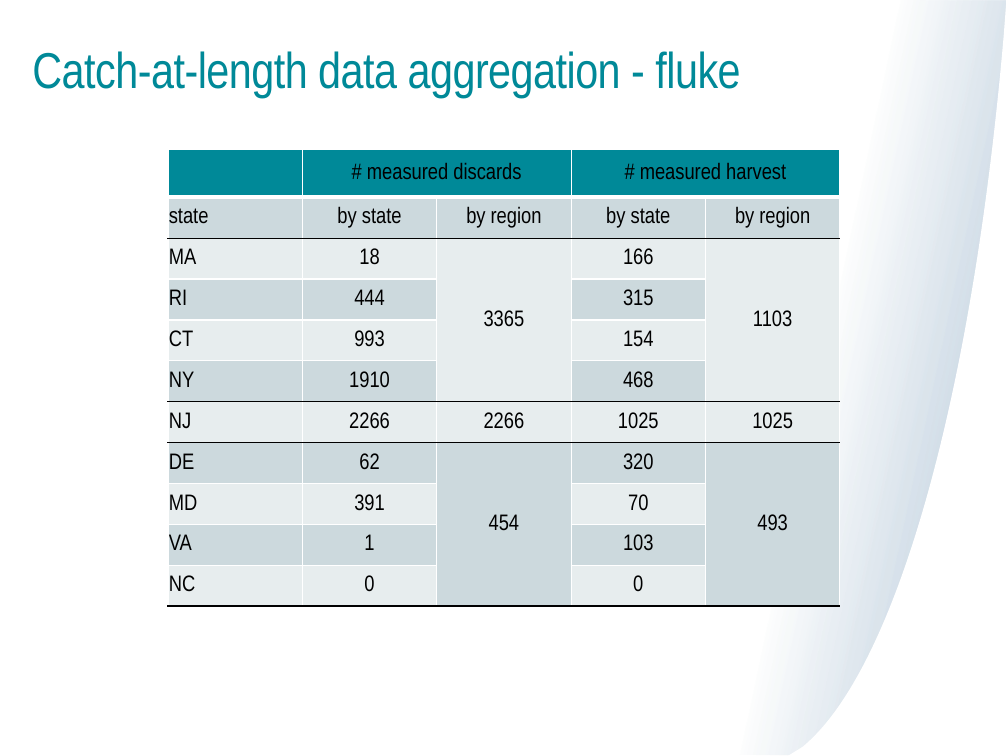
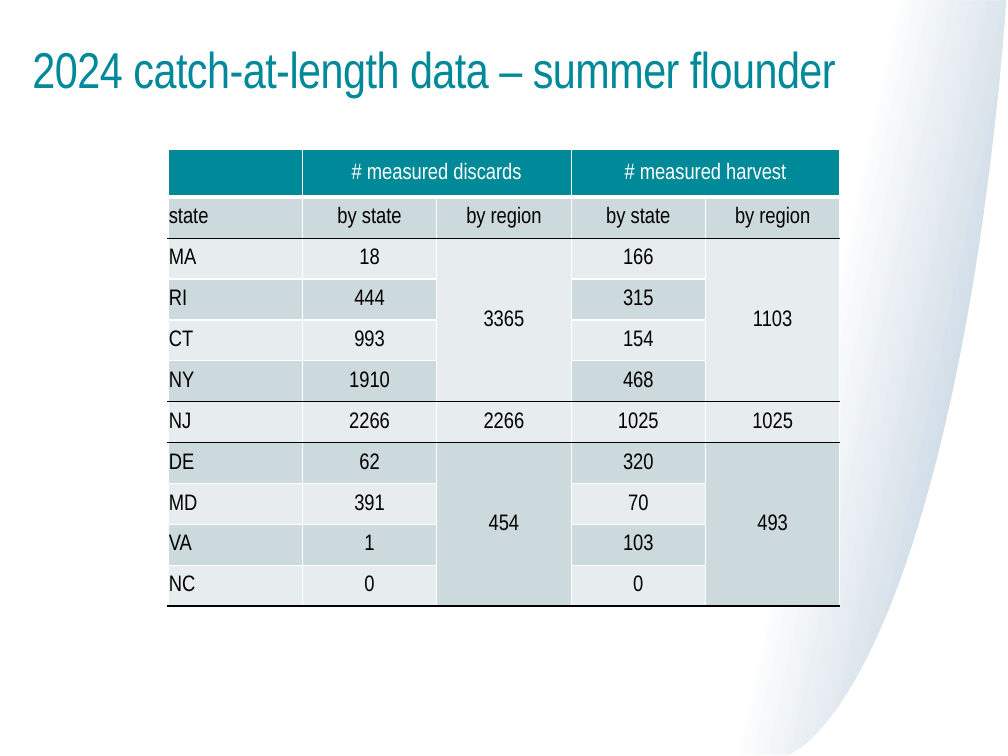
Before and after one commit to mle2718/flukeRDM, a slide deck: slide 12 of docs/TC meeting 6-20-25 Lou.pptx (slide 16 before the commit). Drawn at 1008x756 pixels with LibreOffice and Linux fonts; fonts in the diff are those of the drawing. Boxes give left, top, right and bottom in pixels: in the first picture for what was removed or moved away, otherwise in the second. Text is boxed around its words. In the diff, an @@ line names an element or a change of style, - is before the commit and + after.

Commit message:
minor pre-sim and sim code adjustement
Worked to develop the calibration loop, where we iteratively repeat the simulation procedure each time adjusting the proportion of trips that illegal harvest or voluntarily discard legal catch

```diff
--- a/docs/TC meeting 6-20-25 Lou.pptx
+++ b/docs/TC meeting 6-20-25 Lou.pptx
@@ title at (32, 51, 836, 98): text changed @@
-Catch-at-length data aggregation - fluke
+2024 catch-at-length data – summer flounder
@@ table at (168, 150, 839, 607) @@
@@ text colour #000000 to #FFFFFF in "# measured discards", "# measured harvest" @@
```
Also in this commit, not shown: 17 other slides changed, 14 slides added, 2 slides removed, 8 other files.
